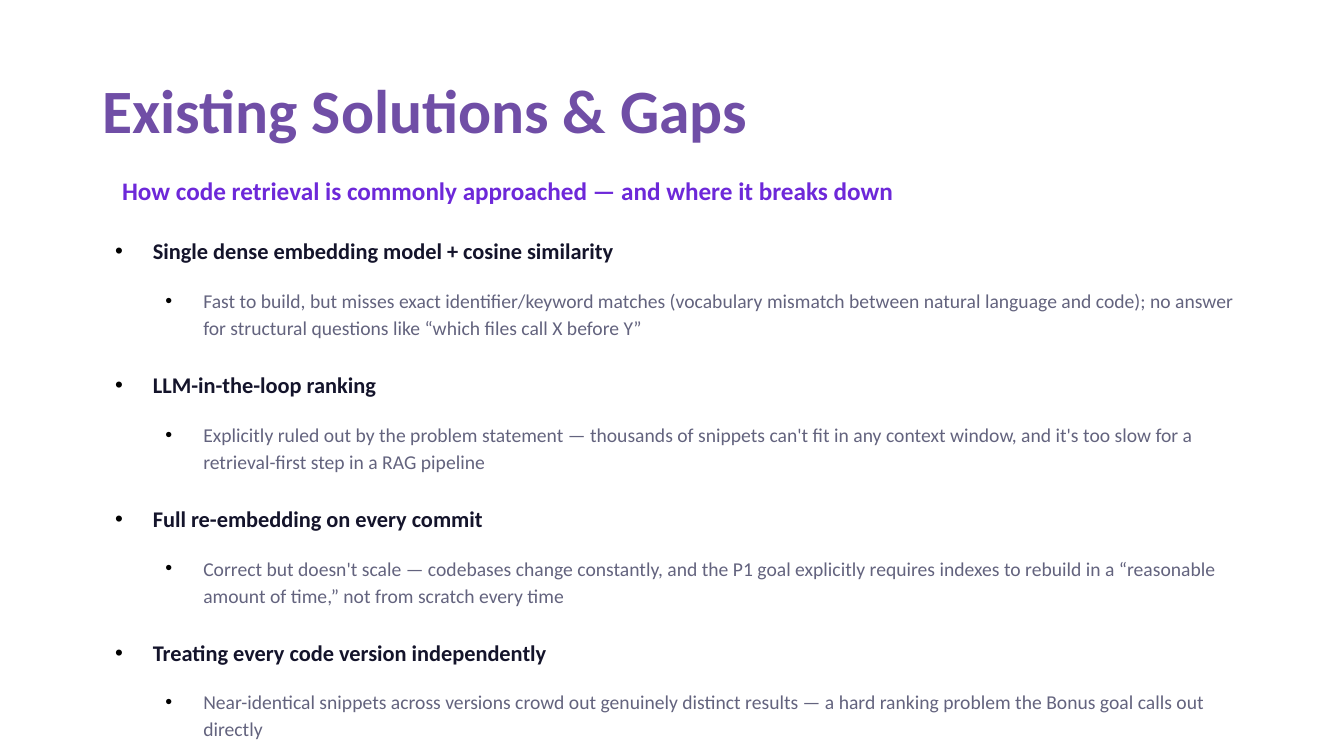
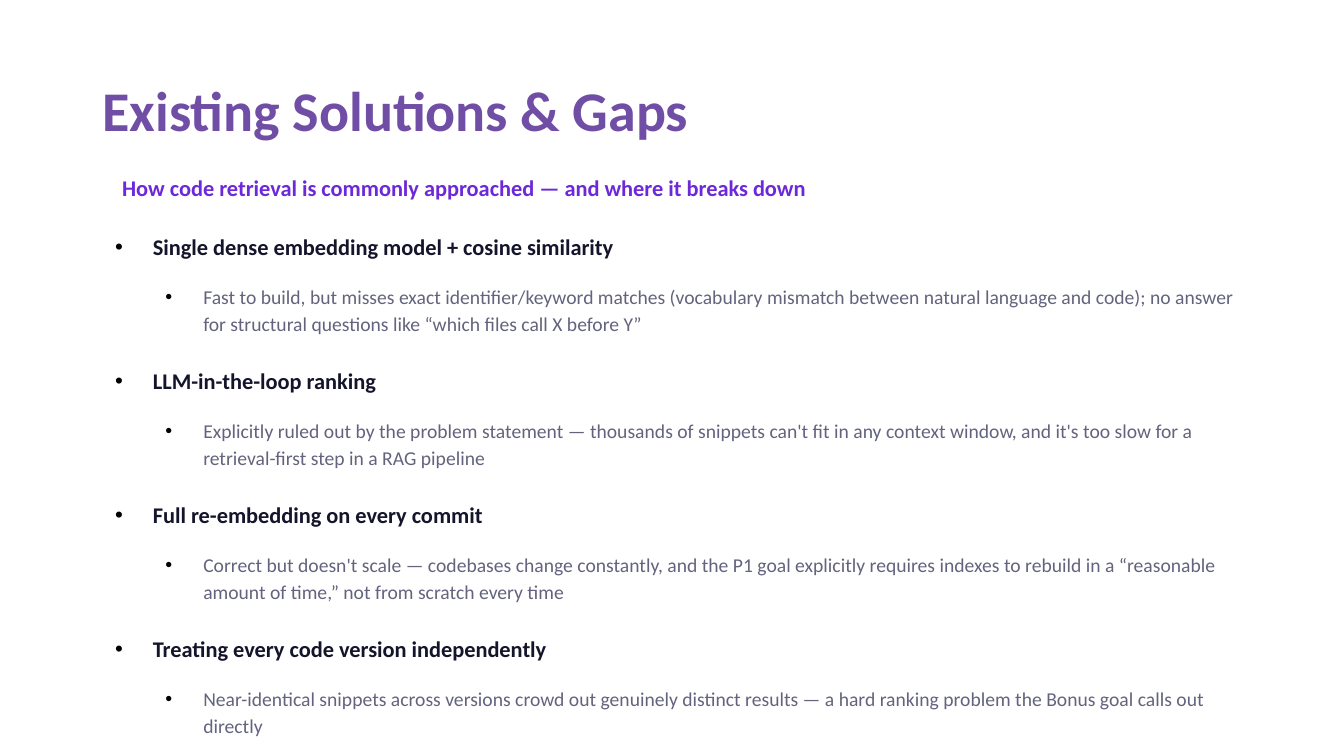
Before and after one commit to soumya12-droid/Agentic_Code_Intelligence, a slide deck: slide 3 of VIT_Vellore_Shard_Submission.pptx. Drawn at 1344x756 pixels with LibreOffice and Linux fonts; fonts in the diff are those of the drawing. Boxes give left, top, right and bottom in pixels: in the first picture for what was removed or moved away, otherwise in the second. Text is boxed around its words. In the diff, an @@ line names an element or a change of style, - is before the commit and + after.

```diff
--- a/VIT_Vellore_Shard_Submission.pptx
+++ b/VIT_Vellore_Shard_Submission.pptx
@@ title "Existing Solutions & Gaps" at [102,91,688,141]: size 44 to 40 pt @@
@@ text at [122,180,806,200]: size 18 to 16 pt in "How code retrieval is commonly approached — ..." @@
```
Also in this commit, not shown: 9 other slides changed.
